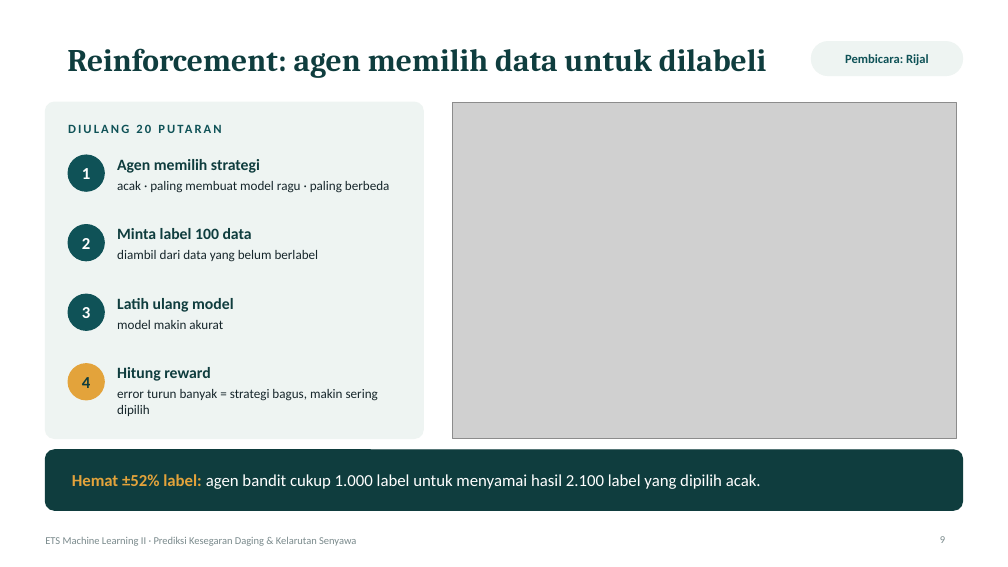
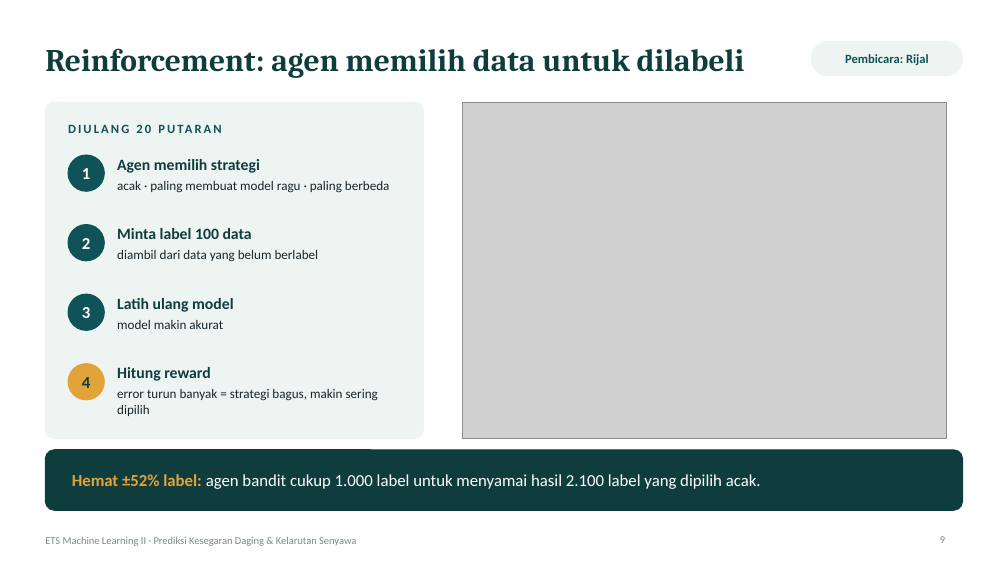
Before and after one commit to MuhammadErlanggaKurniawan/ets-ml2-kelompok, a slide deck: slide 9 of deck/ETS_ML2_Presentasi.pptx. Drawn at 1008x567 pixels with LibreOffice and Linux fonts; fonts in the diff are those of the drawing; grey boxes stand for pictures. Boxes give left, top, right and bottom in pixels: in the first picture for what was removed or moved away, otherwise in the second. Text is boxed around its words. In the diff, an @@ line names an element or a change of style, - is before the commit and + after.

Commit message:
fix(deck): left-aligned titles, title slide spacing and text fixes from Google Slides QA

```diff
--- a/deck/ETS_ML2_Presentasi.pptx
+++ b/deck/ETS_ML2_Presentasi.pptx
@@ title "Reinforcement: agen memilih data untuk ..." at [45,48,744,78]: alignment centre to left @@
@@ picture: place and size @@
-picture at [452,102,956,439]
+picture at [462,102,946,439]
```
Also in this commit, not shown: 12 other slides changed, 2 other files.
